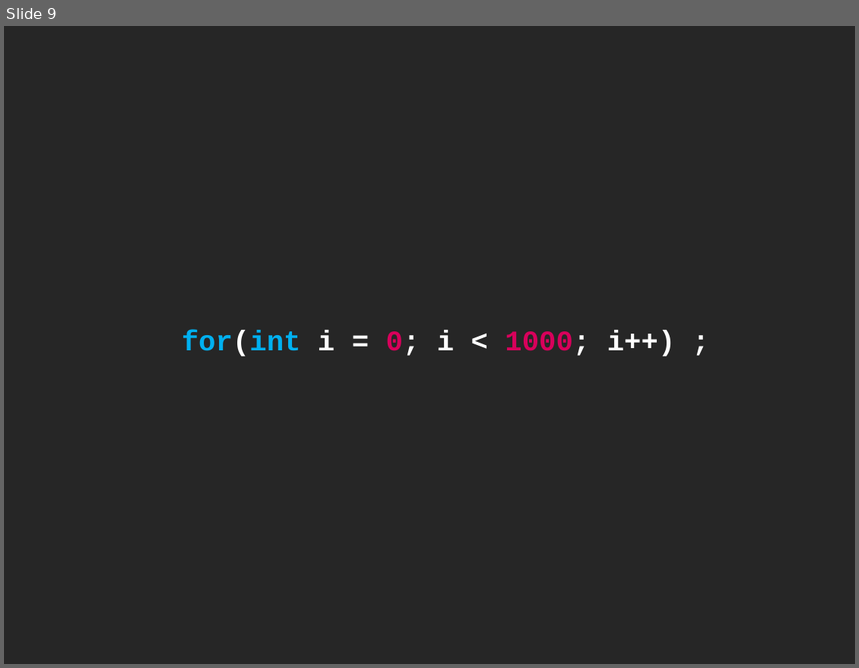
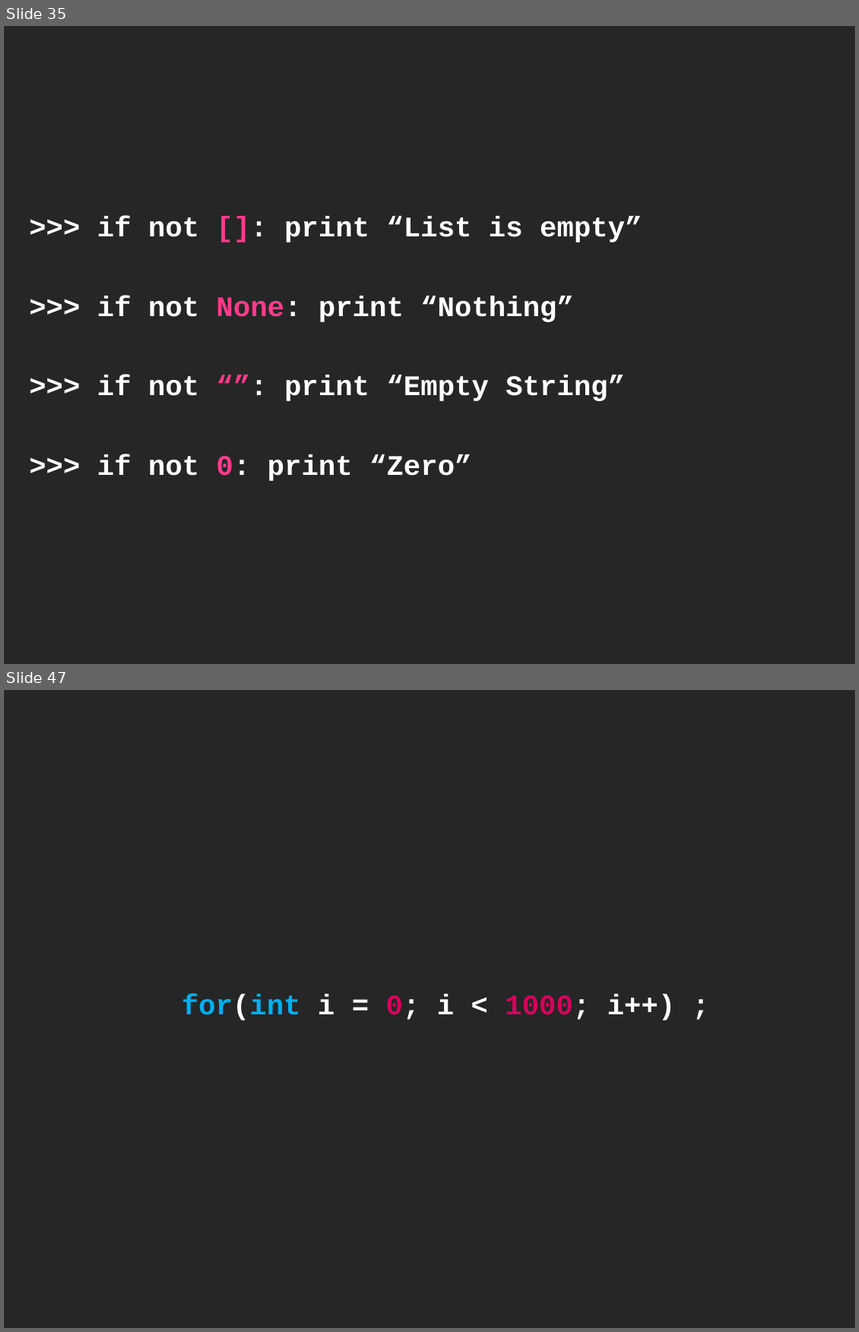
Before and after one commit to cessor/empathiccode, a slide deck: Python-BatteriesIncluded.pptx. Shown one above the other, each under a label of ours: slide 9 before the commit, slides 35 and 47 after it; the slides between them are not shown. The pictures are 859x668 and 859x1332 pixels, drawn with LibreOffice and Linux fonts; fonts in the diff are those of the drawing. Boxes give left, top, right and bottom in pixels: in the first picture for what was removed or moved away, otherwise in the second. Text is boxed around its words. In the diff, an @@ line names an element or a change of style, - is before the commit and + after.

```diff
--- a/Python-BatteriesIncluded.pptx
+++ b/Python-BatteriesIncluded.pptx
@@ slide 35 added at [4,26,855,664], background #262626 @@
@@ text added at [97,217,642,481], 24 pt, text #FFFFFF, bold @@
+>>> if not []: print “List is empty”
+>>> if not None: print “Nothing”
+>>> if not “”: print “Empty String”
+>>> if not 0: print “Zero”
@@ what was slide 9 is now slide 47 @@
```
Also in this commit, not shown: 41 other slides added, 1 slide removed, 1 other file.
